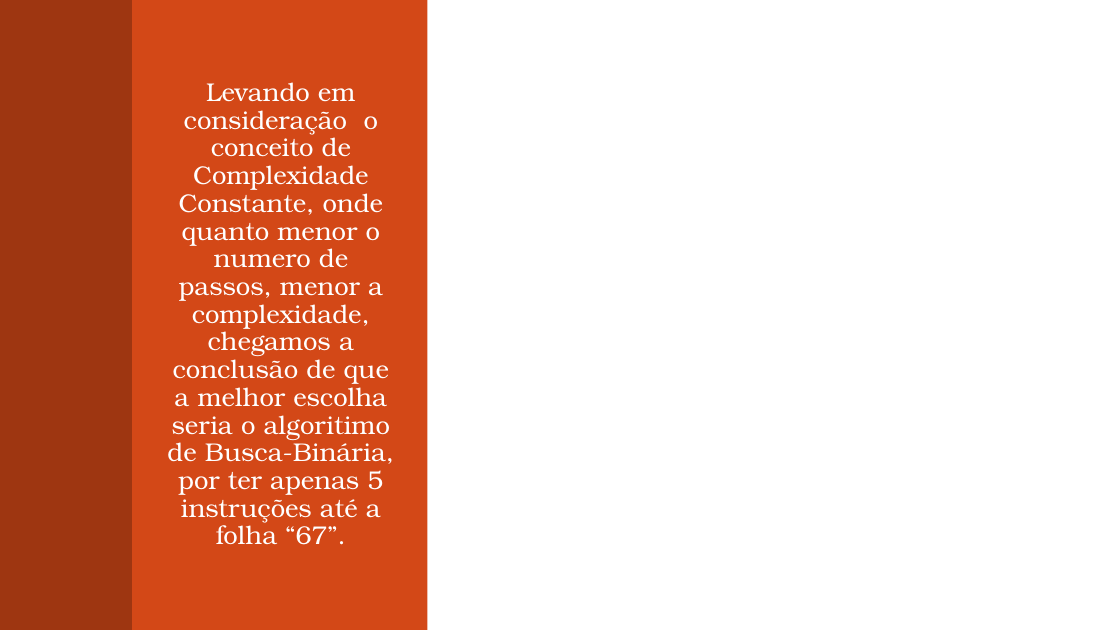
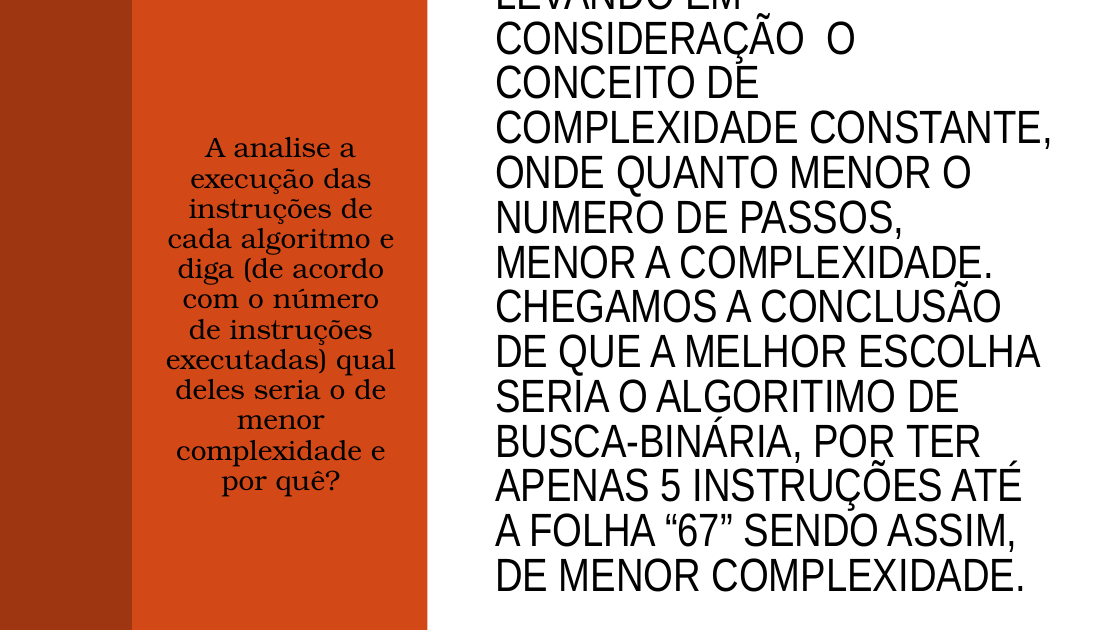
Before and after one commit to ElbertRibeiro/Binary-Tree, a slide deck: slide 7 of docs/Exercicio - Algoritmos.pptx. Drawn at 1120x630 pixels with LibreOffice and Linux fonts; fonts in the diff are those of the drawing; grey boxes stand for pictures; background and template pictures are left out. Boxes give left, top, right and bottom in pixels: in the first picture for what was removed or moved away, otherwise in the second. Text is boxed around its words. In the diff, an @@ line names an element or a change of style, - is before the commit and + after.

```diff
--- a/docs/Exercicio - Algoritmos.pptx
+++ b/docs/Exercicio - Algoritmos.pptx
@@ title added at [495,61,1052,592], 40 pt, text #000000 @@
+LEVANDO EM CONSIDERAÇÃO O CONCEITO DE COMPLEXIDADE CONSTANTE, ONDE QUANTO MENOR O NUMERO DE PASSOS, MENOR A COMPLEXIDADE. CHEGAMOS A CONCLUSÃO DE QUE A MELHOR ESCOLHA SERIA O ALGORITIMO DE BUSCA-BINÁRIA, POR TER APENAS 5 INSTRUÇÕES ATÉ A FOLHA “67” SENDO ASSIM, DE MENOR COMPLEXIDADE.
@@ text at [166,137,396,496]: text changed; size 22 to 24 pt; text colour #FFFFFF to #000000 @@
-Levando em consideração o conceito de Complexidade Constante, onde quanto menor o numero de passos, menor a complexidade, chegamos a conclusão de que a melhor escolha seria o algoritimo de Busca-Binária, por ter apenas 5 instruções até a folha “67”.
+A analise a execução das instruções de cada algoritmo e diga (de acordo com o número de instruções executadas) qual deles seria o de menor complexidade e por quê?
```
Also in this commit, not shown: 1 other slide changed, 1 other file.
